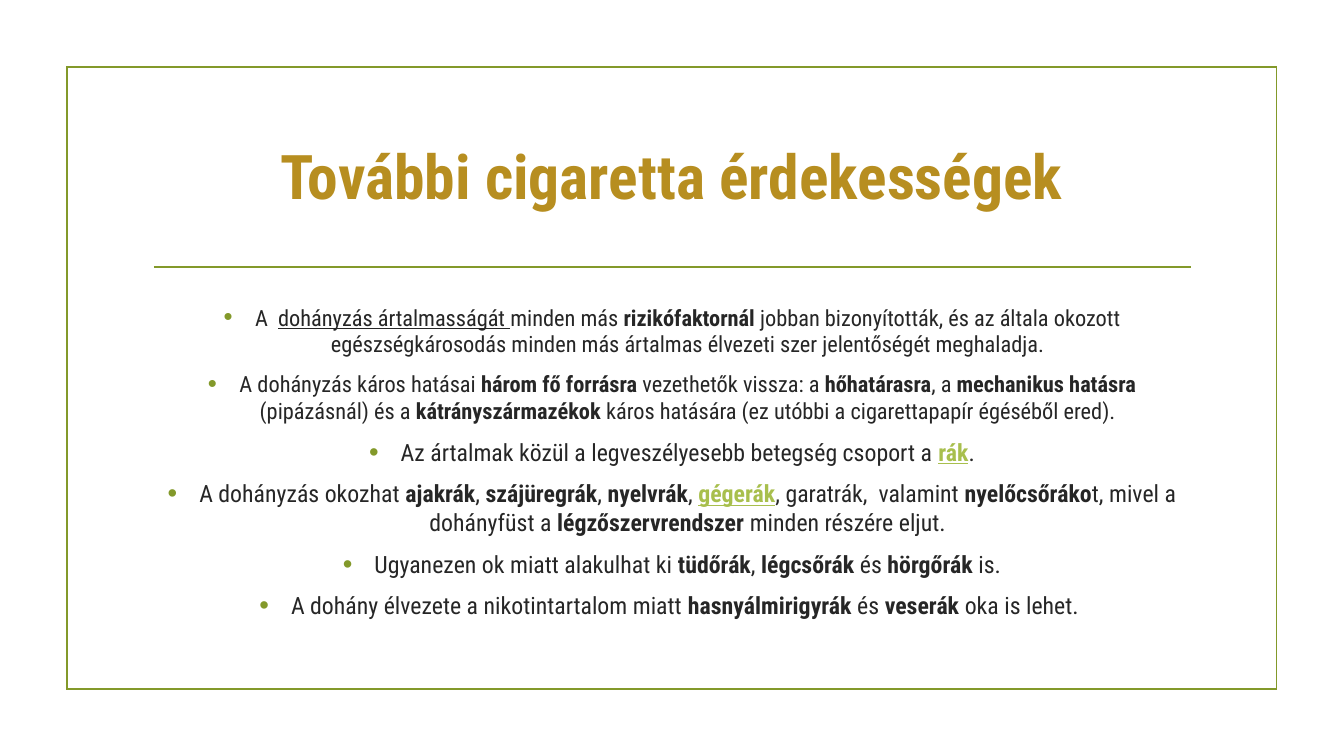
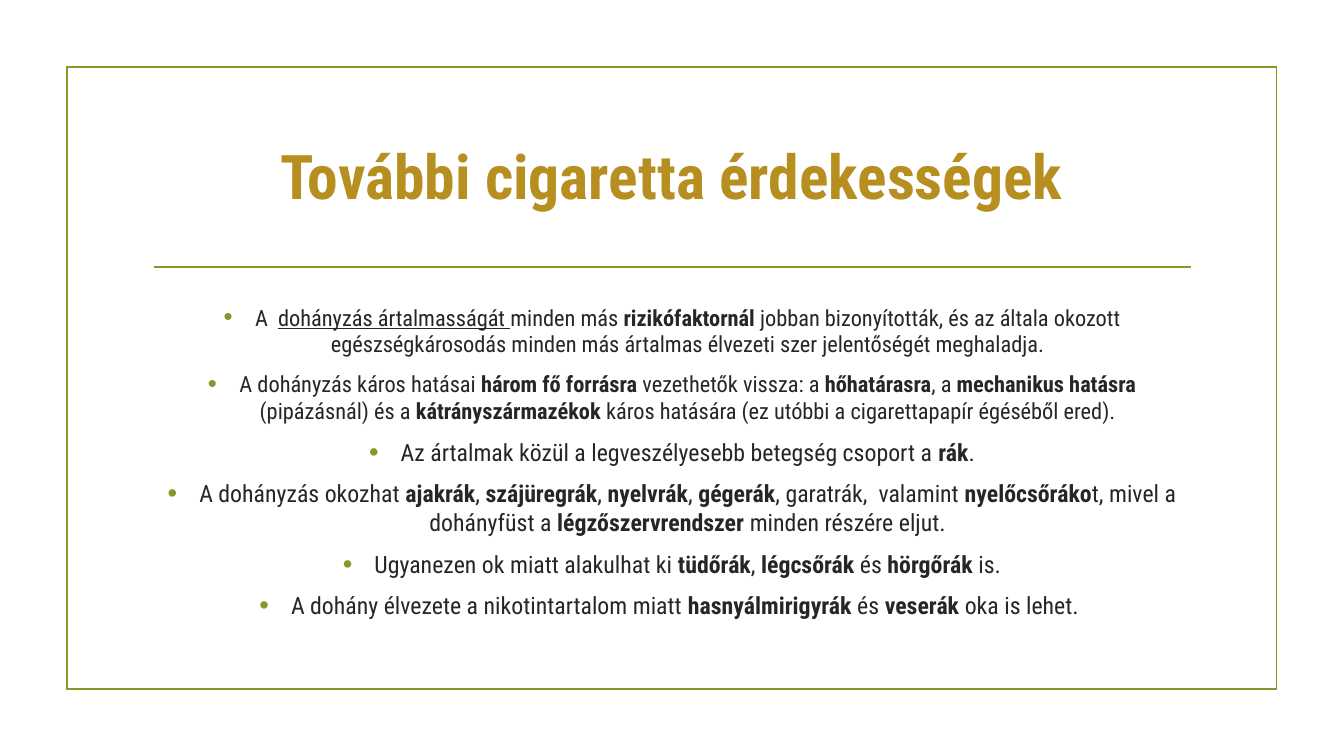
Before and after one commit to juhaszbalazs2005/cigartettaprojekt, a slide deck: slide 5 of Cigaretta PPT.pptx. Drawn at 1344x756 pixels with LibreOffice and Linux fonts; fonts in the diff are those of the drawing; background and template pictures are left out. Boxes give left, top, right and bottom in pixels: in the first picture for what was removed or moved away, otherwise in the second. Text is boxed around its words. In the diff, an @@ line names an element or a change of style, - is before the commit and + after.

```diff
--- a/Cigaretta PPT.pptx
+++ b/Cigaretta PPT.pptx
@@ text at [199,443,1176,536]: text colour #A8BF4D to #262626, underline off in "rák.", "gégerák," @@
```
Also in this commit, not shown: 2 other slides changed.
